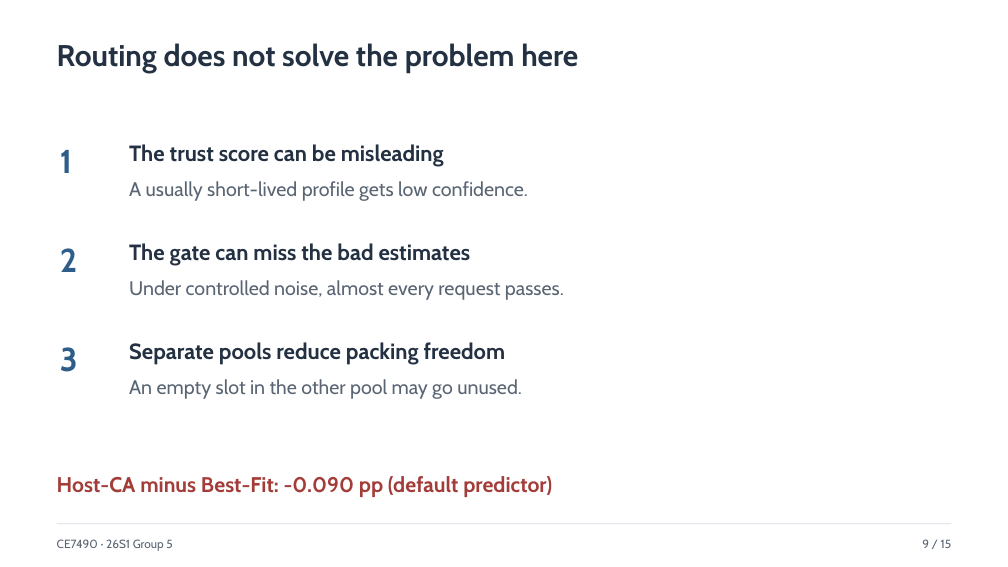
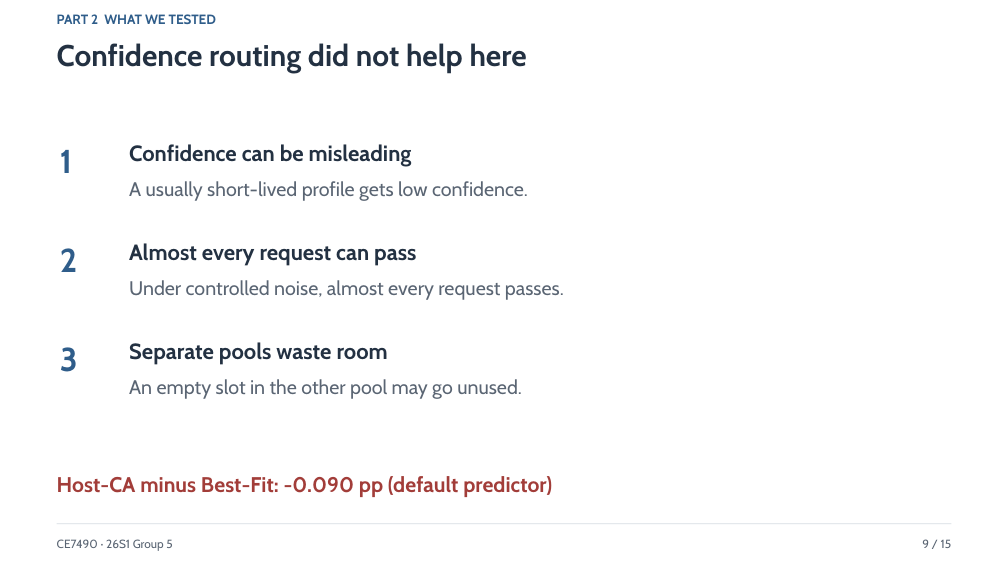
Before and after one commit to xxxmian/CE7490-P2_Revisiting_LAVA, a slide deck: slide 9 of Revisiting_Lifetime_Aware_VM_Allocation_Presentation_v4.pptx. Drawn at 1008x567 pixels with LibreOffice and Linux fonts; fonts in the diff are those of the drawing. Boxes give left, top, right and bottom in pixels: in the first picture for what was removed or moved away, otherwise in the second. Text is boxed around its words. In the diff, an @@ line names an element or a change of style, - is before the commit and + after.

```diff
--- a/Revisiting_Lifetime_Aware_VM_Allocation_Presentation_v4.pptx
+++ b/Revisiting_Lifetime_Aware_VM_Allocation_Presentation_v4.pptx
@@ text added at <box>57,14,216,24</box>, 12.8 pt, text #2F5D8A, bold @@
+PART 2 WHAT WE TESTED
@@ text at <box>57,43,527,72</box>: text changed @@
-Routing does not solve the problem here
+Confidence routing did not help here
@@ text at <box>129,144,412,167</box>: text changed @@
-The trust score can be misleading
+Confidence can be misleading
@@ text at <box>129,243,416,266</box>: text changed @@
-The gate can miss the bad estimates
+Almost every request can pass
@@ text at <box>129,342,388,365</box>: text changed @@
-Separate pools reduce packing freedom
+Separate pools waste room
```
Also in this commit, not shown: 12 other slides changed, 2 slides added, 2 slides removed, 6 other files.
